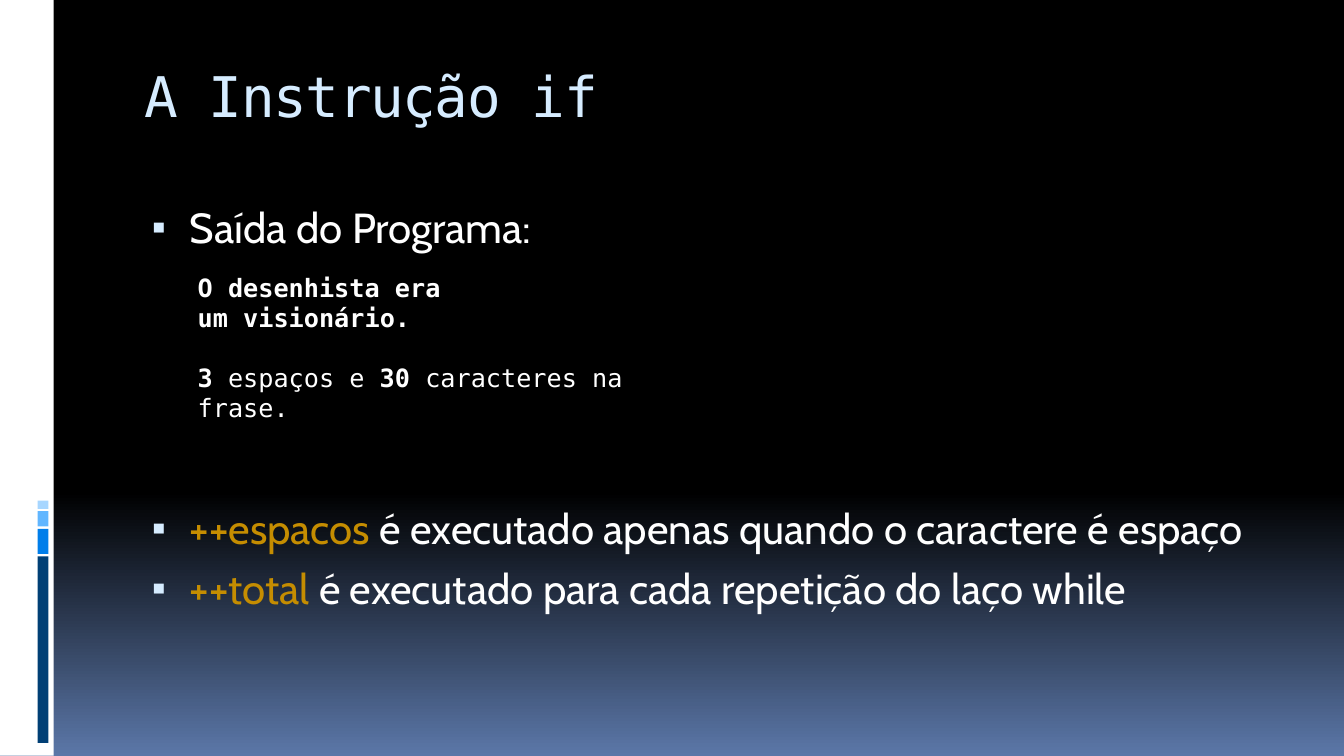
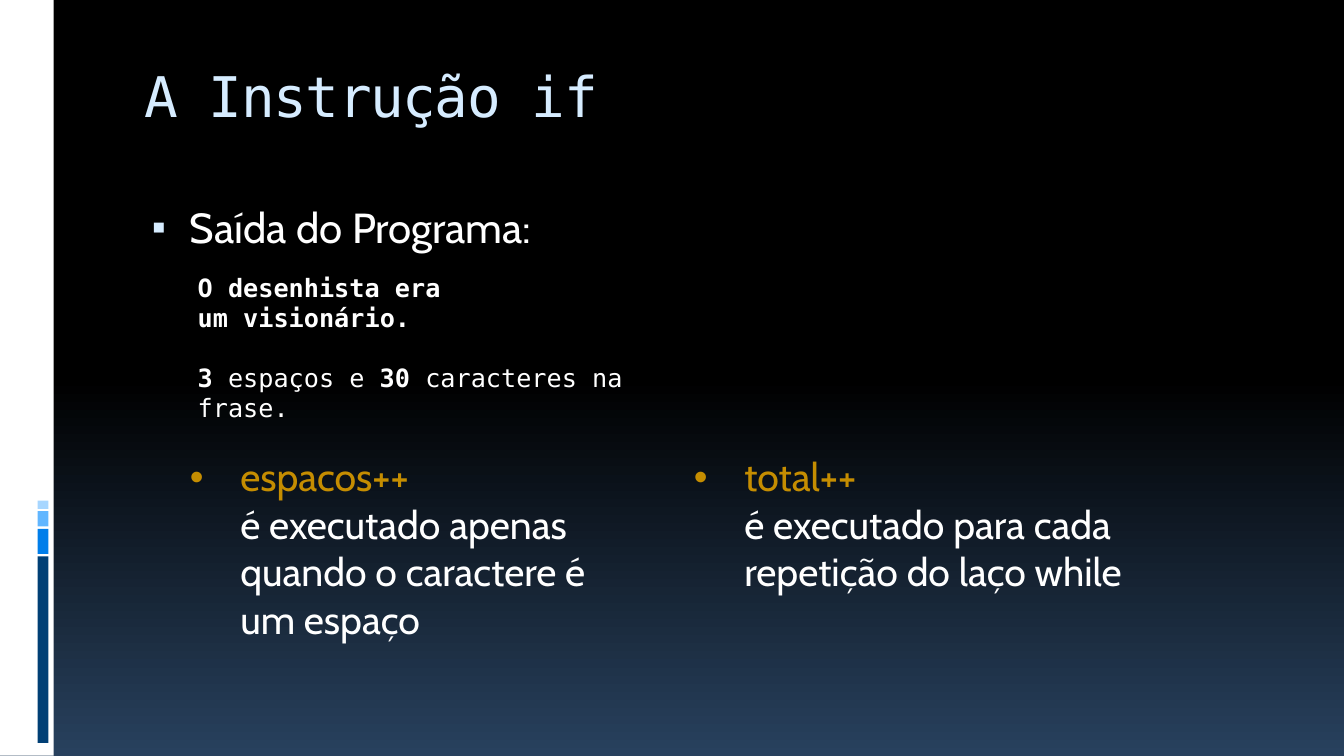
Before and after one commit to JudsonSS/ProgComp, a slide deck: slide 9 of Slides/20. Instrução de Desvio If.pptx. Drawn at 1344x756 pixels with LibreOffice and Linux fonts; fonts in the diff are those of the drawing. Boxes give left, top, right and bottom in pixels: in the first picture for what was removed or moved away, otherwise in the second. Text is boxed around its words. In the diff, an @@ line names an element or a change of style, - is before the commit and + after.

```diff
--- a/Slides/20. Instrução de Desvio If.pptx
+++ b/Slides/20. Instrução de Desvio If.pptx
@@ background gradient #000000 to #5B77A8 to gradient #000000 to #28415E @@
@@ table added at (179, 449, 1188, 694), 1 rows, 2 columns @@
+espacos++ é executado apenas quando o caractere é um espaço | total++ é executado para cada repetição do laço while
@@ text at (190, 512, 1243, 614): paragraphs removed @@
-▪ ++espacos é executado apenas quando o caractere é espaço
-▪ ++total é executado para cada repetição do laço while
```
Also in this commit, not shown: 20 other slides changed, 4 other files.
